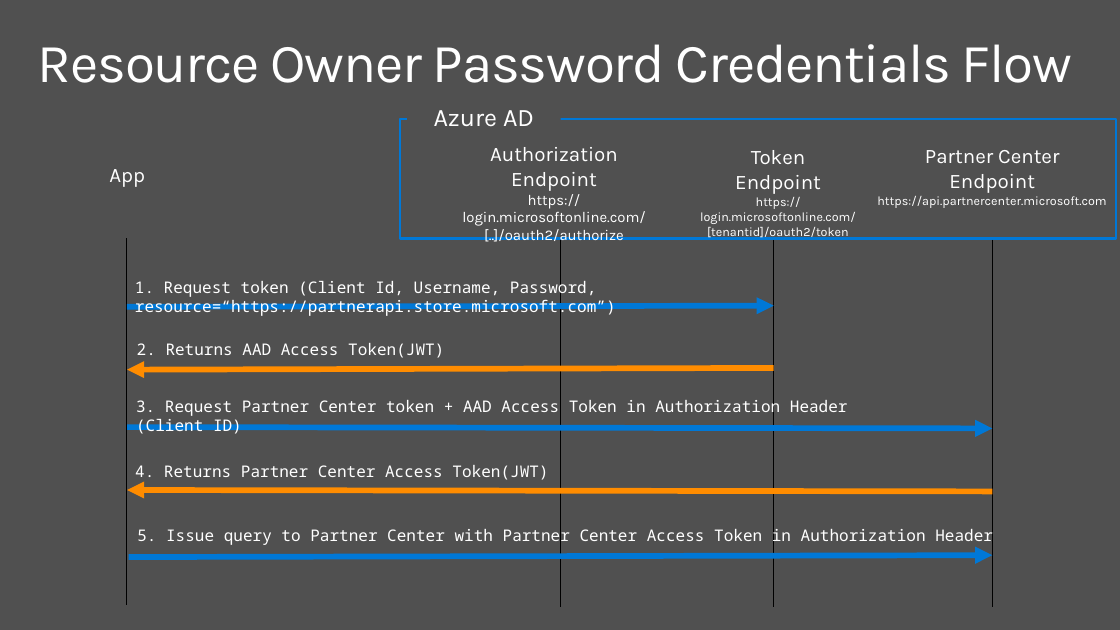
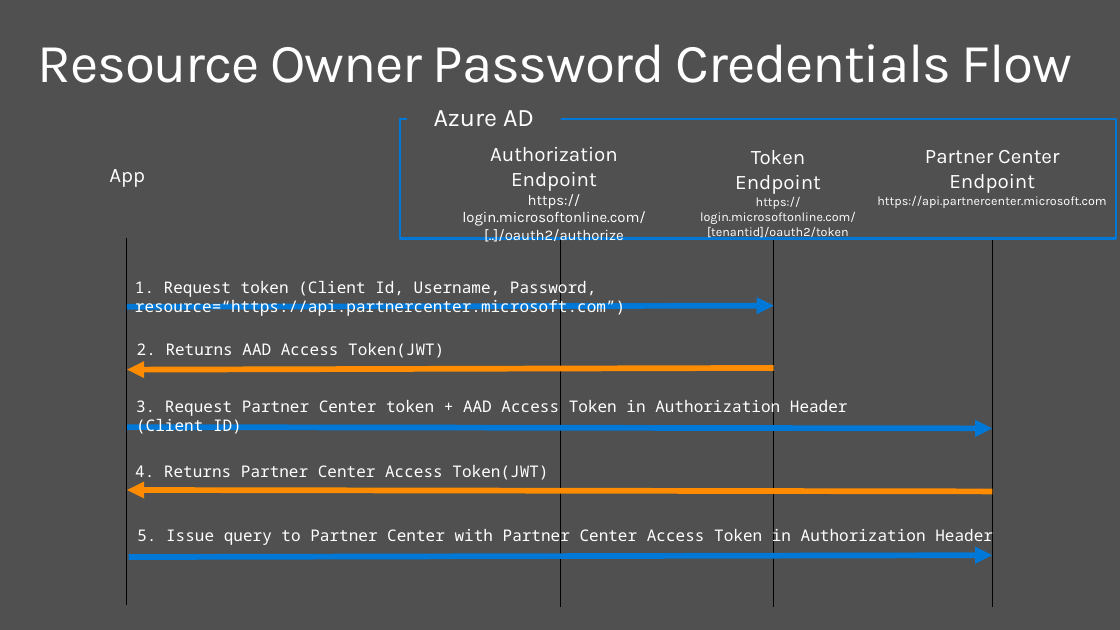
Before and after one commit to isabella232/training-course, a slide deck: slide 38 of mod-02-azuread/mod-02-azuread.pptx. Drawn at 1120x630 pixels with LibreOffice and Linux fonts; fonts in the diff are those of the drawing; background and template pictures are left out. Boxes give left, top, right and bottom in pixels: in the first picture for what was removed or moved away, otherwise in the second. Text is boxed around its words. In the diff, an @@ line names an element or a change of style, - is before the commit and + after.

Commit message:
update slides and demos with Partner Center SDK GA updates

```diff
--- a/mod-02-azuread/mod-02-azuread.pptx
+++ b/mod-02-azuread/mod-02-azuread.pptx
@@ text at [135,278,625,317]: text changed @@
-1. Request token (Client Id, Username, Password, resource=“https://partnerapi.store.microsoft.com”)
+1. Request token (Client Id, Username, Password, resource=“https://api.partnercenter.microsoft.com”)
```
Also in this commit, not shown: 4 other slides changed, 15 other files.
